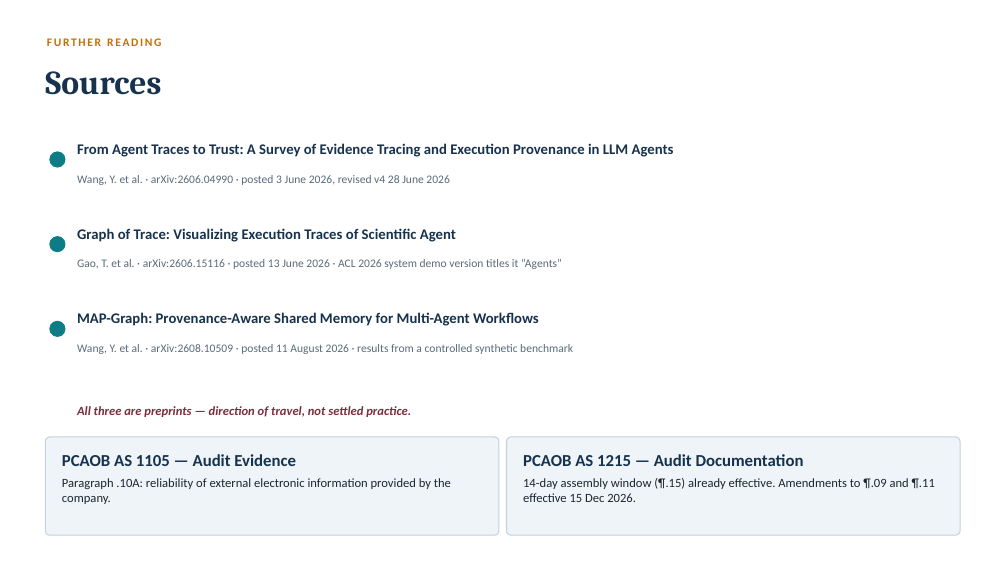
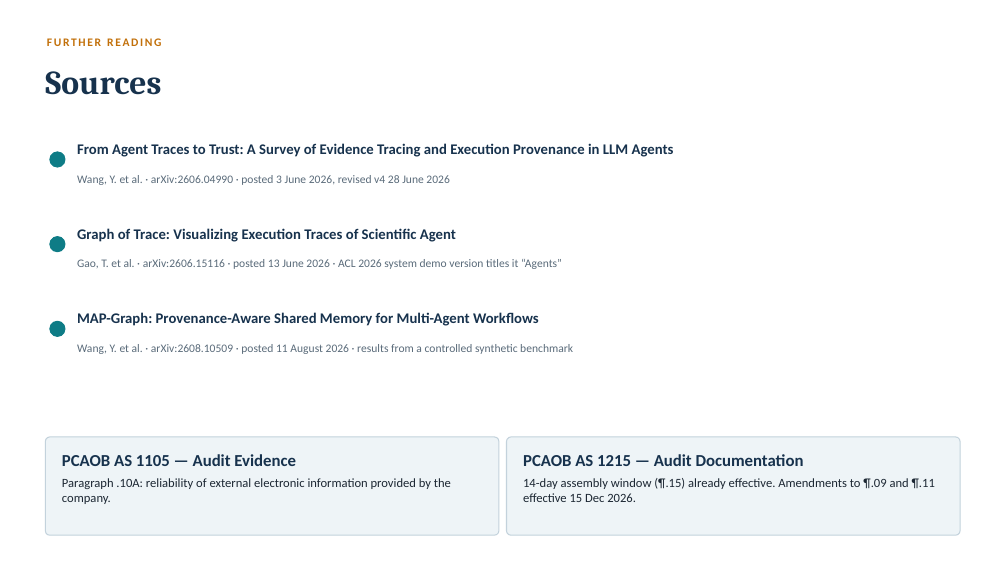
Before and after one commit to nocheinmal1212-droid/Einmalsshare, a slide deck: slide 9 of weekly_ai_skills_sharing_deck.pptx. Drawn at 1008x567 pixels with LibreOffice and Linux fonts; fonts in the diff are those of the drawing. Boxes give left, top, right and bottom in pixels: in the first picture for what was removed or moved away, otherwise in the second. Text is boxed around its words. In the diff, an @@ line names an element or a change of style, - is before the commit and + after.

Commit message:
modify

```diff
--- a/weekly_ai_skills_sharing_deck.pptx
+++ b/weekly_ai_skills_sharing_deck.pptx
@@ text removed at <box>77,406,411,417</box> @@
-All three are preprints — direction of travel, not settled practice.
```
